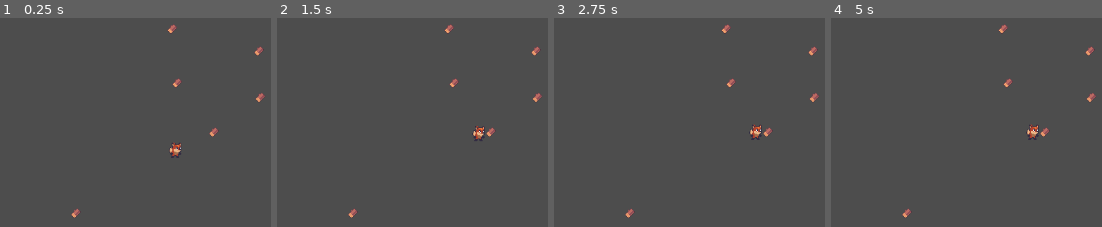
Above: before the commit, frames 1-4 (left to right).
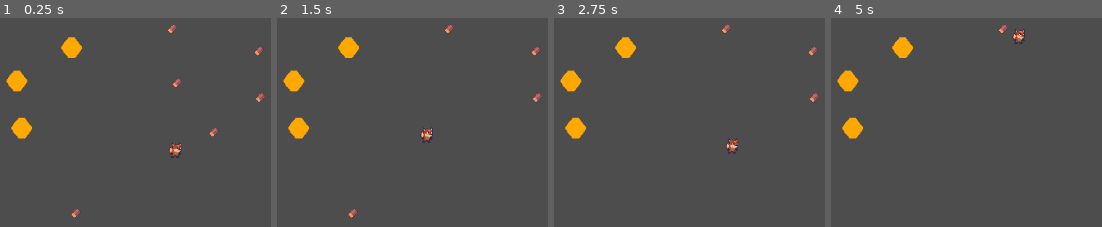
Above: after the commit, the same moments.

Repository: SBSoftwareDev/brainless
Game: Godot game, scene res://src/scenes/game.tscn
The game is run twice, just before and just after one commit, with the same random seed, the same clock (stepped at 60 frames per second) and the same inputs.
Inputs:
- Up to frame 1 (0.25 s): no input
- Up to frame 2 (1.5 s): no input
- Up to frame 3 (2.75 s): no input
- Up to frame 4 (5 s): tap Enter at 2.75 s; tap Space at 3.5 s

The runs differ from the first frame. In frame 1, 1.7% of the frame differs, in the area x 2-31%, y 9-58%; in frame 2, 2.3%; in frame 3, 2.4%; in frame 4, 2.6%, in the area x 2-98%, y 5-96%.
Error before the commit: Invalid access to property or key 'nectar' on a base object of type 'null instance'. (res://src/scripts/worker_bee.gd:37)

Commit message:
made placeholder cell image

Diff:
--- /dev/null
+++ b/src/scenes/cell.tscn
@@ -0,0 +1,7 @@
+[gd_scene load_steps=2 format=3 uid="uid://dscsnp8cieu3t"]
+
+[ext_resource type="Texture2D" uid="uid://meu03lp5eolp" path="res://assets/img/cell/cell_sprite.png" id="1_kgu0s"]
+
+[node name="Cell" type="Sprite2D"]
+texture_filter = 1
+texture = ExtResource("1_kgu0s")
--- a/src/scenes/economy.gd
+++ b/src/scenes/economy.gd
@@ -1,3 +1,7 @@
 extends Node
 
-@export var nectar :int = 0
+var nectar :int = 0
+
+func addNectar(value :int) -> int:
+	nectar += value
+	return nectar
--- a/src/scenes/game.tscn
+++ b/src/scenes/game.tscn
@@ -1,8 +1,9 @@
-[gd_scene load_steps=4 format=3 uid="uid://4vqtyrbxi32s"]
+[gd_scene load_steps=5 format=3 uid="uid://4vqtyrbxi32s"]
 
 [ext_resource type="Script" uid="uid://b5qquvw15kre8" path="res://src/scenes/economy.gd" id="1_3rtjt"]
-[ext_resource type="PackedScene" uid="uid://kf0cvuft61ib" path="res://src/scenes/collectible.tscn" id="1_covw0"]
-[ext_resource type="PackedScene" uid="uid://gyn7g55md6gq" path="res://src/scenes/worker_bee.tscn" id="2_3rtjt"]
+[ext_resource type="PackedScene" path="res://src/scenes/collectible.tscn" id="1_covw0"]
+[ext_resource type="PackedScene" path="res://src/scenes/worker_bee.tscn" id="2_3rtjt"]
+[ext_resource type="PackedScene" uid="uid://dscsnp8cieu3t" path="res://src/scenes/cell.tscn" id="4_yufto"]
 
 [node name="Game" type="Node"]
 process_mode = 3
@@ -43,6 +44,15 @@
 [node name="Collectible6" parent="World/Entities" instance=ExtResource("1_covw0")]
 position = Vector2(329, 419)
 
+[node name="Cell" parent="World/Entities" instance=ExtResource("4_yufto")]
+position = Vector2(324, 180)
+
+[node name="Cell2" parent="World/Entities" instance=ExtResource("4_yufto")]
+position = Vector2(245, 228)
+
+[node name="Cell3" parent="World/Entities" instance=ExtResource("4_yufto")]
+position = Vector2(252, 296)
+
 [node name="Effects" type="Node2D" parent="World"]
 
 [node name="UILayer" type="CanvasLayer" parent="."]
--- a/src/scripts/worker_bee.gd
+++ b/src/scripts/worker_bee.gd
@@ -5,7 +5,7 @@
 var target :Vector2 = Vector2.ZERO
 var enemies :Array[Vector2]
 
-@onready var economy: Node = $"Economy"
+@onready var economy: Node = %Economy
 
 
 ## MOVEMENT & PHYSICS
@@ -34,6 +34,6 @@
 
 func _on_collection_area_body_entered(body: Node2D) -> void:
 	if body.name.begins_with("Collectible"):
-		economy.nectar += 1
 		body.freeEntity()
-		print("Collected ", enemies.pop_front())
+		print("Collected ", economy.addNectar(1))
+		enemies.pop_front()
Binary file added: assets/img/cell/cell_sprite.png
Not shown, added: assets/img/cell/cell_sprite.png.import
